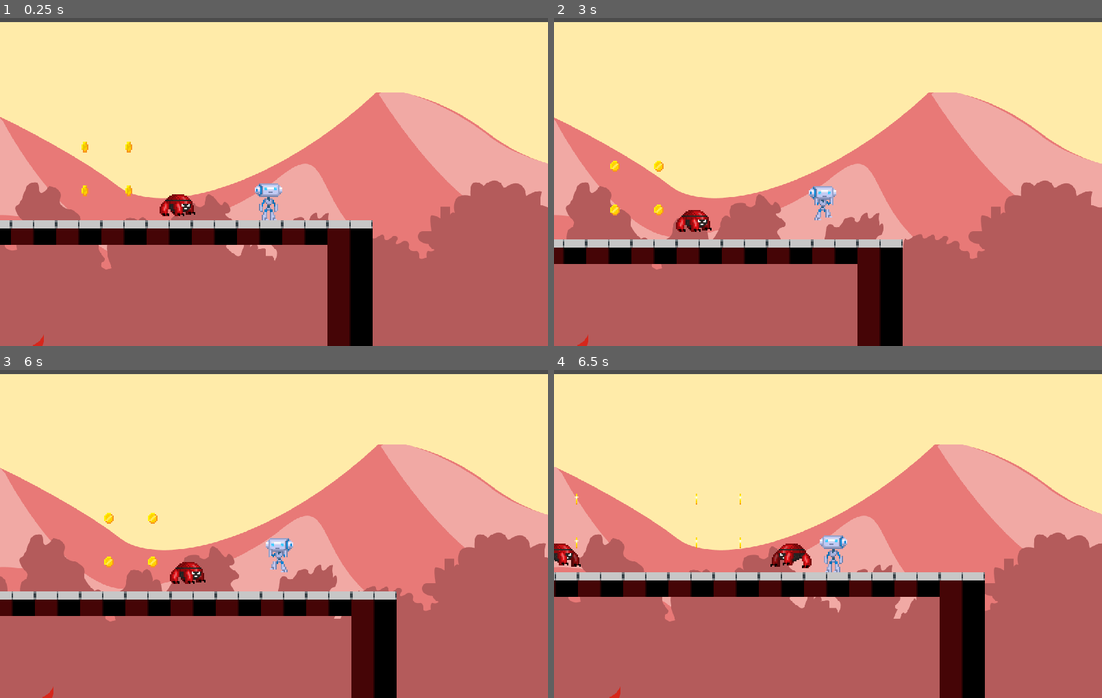
Above: before the commit, frames 1-4 (two rows, left to right).
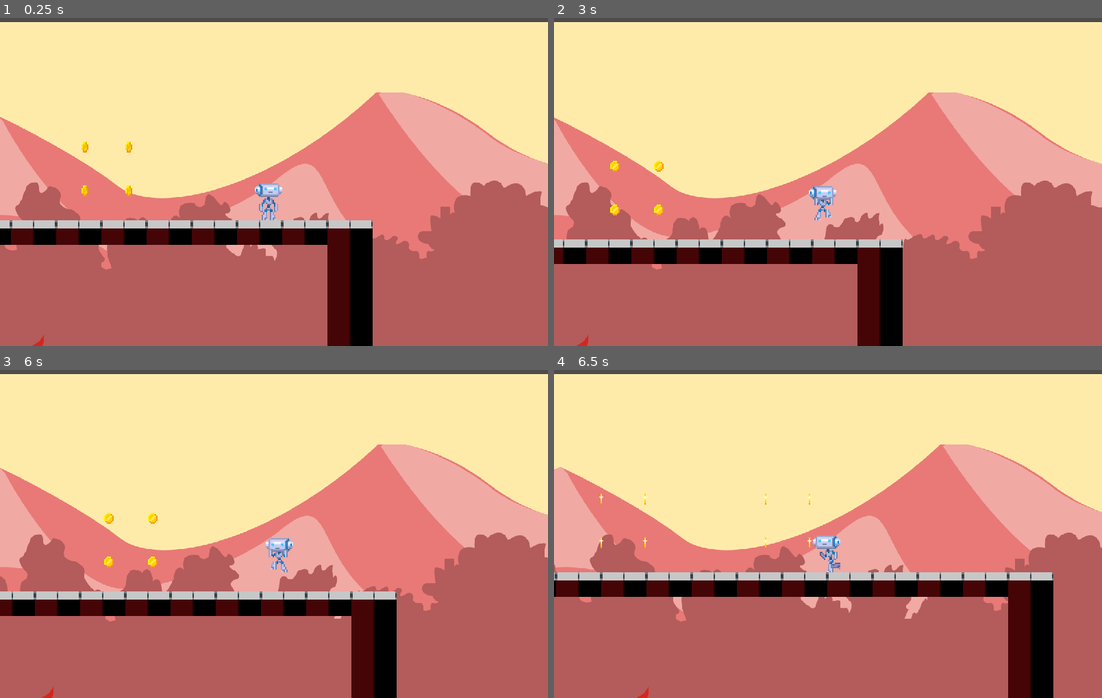
Above: after the commit, the same moments.

Repository: burnerlee/ggj-platform
Game: Godot game, scene res://src/Main/Game.tscn
Same seed, same stepped clock (60 frames per second), same inputs: the game is played once before the commit and once after it.
Inputs:
- Up to frame 1 (0.25 s): no input
- Up to frame 2 (3 s): hold Right (move_right) 0.53-2.03 s; tap Space (shoot) at 0.6, 2.1 s; tap Up (jump) at 0.77, 1.52 s; tap Tab (splitscreen) at 1.35, 2.85 s; hold Left (move_left) 2.03-2.78 s; hold Right (move_right) from 2.78 s (still down)
- Up to frame 3 (6 s): tap Up (jump) at 3.02, 3.77, 4.52 s; tap Space (shoot) at 3.6, 5.1 s; release Right (move_right) at 4.28 s; hold Left (move_left) 4.28-5.03 s; tap Tab (splitscreen) at 4.35, 5.85 s; hold Right (move_right) 5.03-5.78 s; hold Left (move_left) from 5.78 s (still down)
- Up to frame 4 (6.5 s): keep holding Left (move_left); tap Up (jump) at 6.02 s

The runs differ from the first frame. In frame 1, 0.3% of the frame differs, in the area x 29-36%, y 53-61%; in frame 2, 0.3%; in frame 3, 0.3%; in frame 4, 15%, in the area x 0-100%, y 22-100%.
Error in both runs: Attempt to call function 'connect' in base 'null instance' on a null instance. (res://src/UserInterface/CoinsCounter.gd:20)

Commit message:
Modify enemies

Diff:
--- a/src/Actors/Enemy.gd
+++ b/src/Actors/Enemy.gd
@@ -18,7 +18,7 @@
 # This function is called when the scene enters the scene tree.
 # We can initialize variables here.
 func _ready():
-	_velocity.x = speed.x
+	_velocity.x = -speed.x
 
 # Physics process is a built-in loop in Godot.
 # If you define _physics_process on a node, Godot will call it every frame.
@@ -36,12 +36,6 @@
 # - If you split the character into a state machine or more advanced pattern,
 #   you can easily move individual functions.
 func _physics_process(_delta):
-	# If the enemy encounters a wall or an edge, the horizontal velocity is flipped.
-	if not floor_detector_left.is_colliding():
-		_velocity.x = speed.x
-	elif not floor_detector_right.is_colliding():
-		_velocity.x = -speed.x
-
 	if is_on_wall():
 		_velocity.x *= -1
 
@@ -49,10 +43,11 @@
 	_velocity.y = move_and_slide(_velocity, FLOOR_NORMAL).y
 
 	# We flip the Sprite depending on which way the enemy is moving.
-	if _velocity.x > 0:
-		sprite.scale.x = 1
-	else:
-		sprite.scale.x = -1
+	# if _velocity.x > 0:
+		# sprite.scale.x = 1
+	# else:
+		# sprite.scale.x = -1
+
 
 	var animation = get_new_animation()
 	if animation != animation_player.current_animation:
--- a/src/Actors/Enemy.tscn
+++ b/src/Actors/Enemy.tscn
@@ -200,7 +200,7 @@
 hue_variation_random = 0.46
 
 [node name="Enemy" type="KinematicBody2D"]
-collision_layer = 2
+collision_layer = 0
 collision_mask = 24
 script = ExtResource( 5 )
 speed = Vector2( 75, 250 )
@@ -225,10 +225,9 @@
 
 [node name="Sprite" type="Sprite" parent="."]
 material = SubResource( 1 )
+scale = Vector2( 0.02, 0.02 )
 texture = ExtResource( 4 )
-flip_h = true
-hframes = 8
-frame = 7
+region_rect = Rect2( -30.7043, -54.2969, 1378.1, 1372.84 )
 
 [node name="AnimationPlayer" type="AnimationPlayer" parent="."]
 anims/destroy = SubResource( 2 )
--- /dev/null
+++ b/src/Level/EnemySpawner.gd
@@ -0,0 +1,27 @@
+extends Node
+
+var enemyNo = 1
+var _timer = null
+var rand  = RandomNumberGenerator.new()
+
+func test() -> void:
+	_timer = Timer.new()
+	add_child(_timer)
+	_timer.connect("timeout", self, "_on_Timer_timeout")
+	rand.randomize()
+	_timer.set_wait_time(rand.randf_range(3.0,5.0)) # timer
+	_timer.set_one_shot(false) # Make sure it loops
+	_timer.start()
+
+func _on_Timer_timeout():
+	var enemyscene = load("res://source/Actors/Enemy.tscn")
+	var screen_size = get_viewport().size
+
+	for i in range(0, enemyNo):
+		var enemy = enemyscene.instance()
+		var position = get_node("Player").global_transform.origin
+		rand.randomize()
+		var x = rand.randf_range(position.x+600.0, position.x+1600.0) # x-range
+		enemy.position.x = x
+		enemy.position.y =-1.0
+		add_child(enemy)
--- a/src/Level/Level.gd
+++ b/src/Level/Level.gd
@@ -4,6 +4,10 @@
 const LIMIT_TOP = -250
 const LIMIT_RIGHT = 955
 const LIMIT_BOTTOM = 690
+
+var enemyNo = 1
+var _timer = null
+var rand  = RandomNumberGenerator.new()
 
 func _ready():
 	for child in get_children():
@@ -21,3 +25,27 @@
 	get_node("Music").stream = load("res://assets/audio/music/music_dark.mp3")
 	get_node("Music").play()
 	get_node("ParallaxBackground2/Sprite").visible = true
+
+func _on_ZoneChange_body_shape_entered_spawn_enemy(body_rid, body, body_shape_index, local_shape_index):
+	# spawn enemy
+	_timer = Timer.new()
+	add_child(_timer)
+	_timer.connect("timeout", self, "_on_Timer_timeout")
+	rand.randomize()
+	_timer.set_wait_time(rand.randf_range(2.0,4.0)) # timer
+	_timer.set_one_shot(false) # Make sure it loops
+	_timer.start()
+
+func _on_Timer_timeout():
+	var enemyscene = load("res://src/Actors/Enemy.tscn")
+	var screen_size = get_viewport().size
+	rand.randomize()
+
+	for i in range(0, rand.randf_range(1,enemyNo)):
+		var enemy = enemyscene.instance()
+		var position = get_node("Player").global_transform.origin
+		rand.randomize()
+		var x = rand.randf_range(position.x, position.x+500.0) # x-range
+		enemy.position.x = x
+		enemy.position.y =-1.0
+		add_child(enemy)
--- a/src/Level/Level.tscn
+++ b/src/Level/Level.tscn
@@ -254,19 +254,11 @@
 position = Vector2( -0.0684814, 0.0254364 )
 polygon = PoolVector2Array( -129.699, 9.94633, -47, -10.5, 8, -7, 10, -1.5, -46.75, -4, -130, 15 )
 
-[node name="Enemies" type="Node" parent="."]
-
-[node name="Enemy" parent="Enemies" instance=ExtResource( 2 )]
+[node name="Enemy" type="Node" parent="."]
+
+[node name="Enemy" parent="Enemy" instance=ExtResource( 2 )]
 position = Vector2( 271.04, 245.639 )
-
-[node name="Enemy2" parent="Enemies" instance=ExtResource( 2 )]
-position = Vector2( 346.109, 48.5631 )
-
-[node name="Enemy3" parent="Enemies" instance=ExtResource( 2 )]
-position = Vector2( 632.725, 78.5545 )
-
-[node name="Enemy4" parent="Enemies" instance=ExtResource( 2 )]
-position = Vector2( 828.515, 77.262 )
+scale = Vector2( 0.05, 0.05 )
 
 [node name="ParallaxBackground" parent="." instance=ExtResource( 7 )]
 
@@ -311,3 +303,4 @@
 texture = ExtResource( 11 )
 
 [connection signal="body_shape_entered" from="ZoneChange" to="." method="_on_ZoneChange_body_shape_entered"]
+[connection signal="body_shape_entered" from="ZoneChange" to="." method="_on_ZoneChange_body_shape_entered_spawn_enemy"]
Binary file changed: assets/art/enemy/enemy.png
